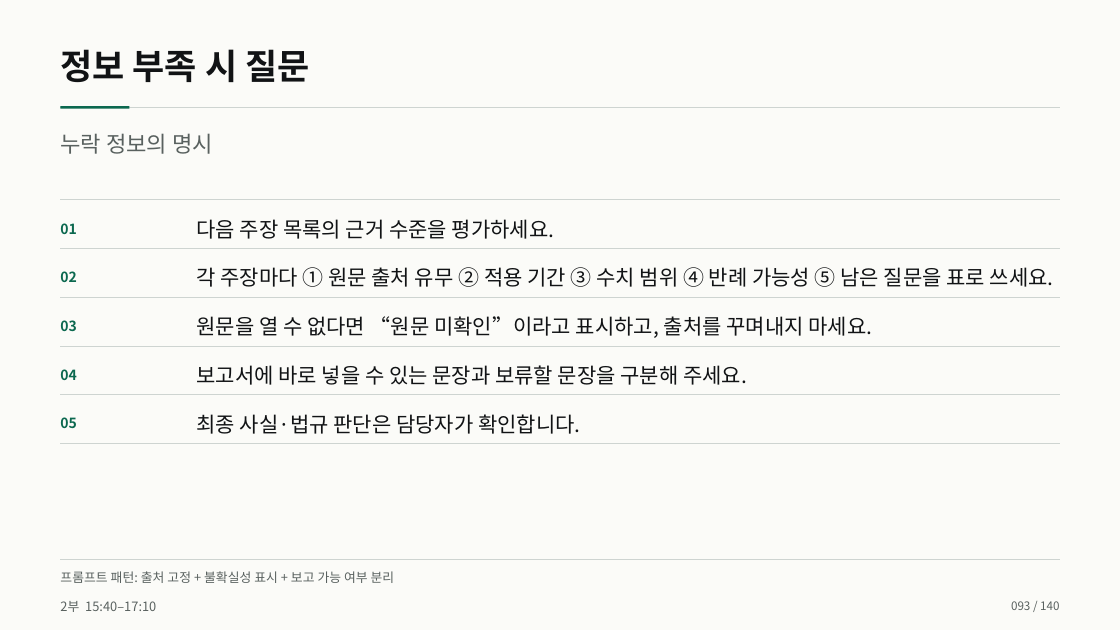
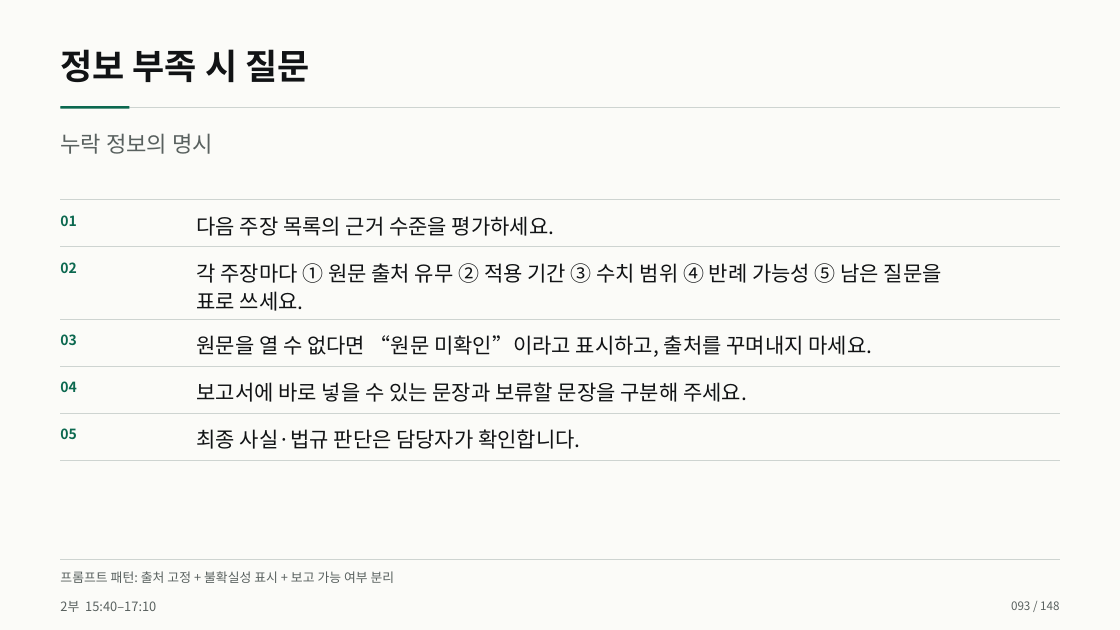
Before and after one commit to smilesjcha/how-to-work-better, a slide deck: slide 93 of lectures/20261007-daeryzen-ai-office/output/daeryzen-ai-office-20261007.pptx. Drawn at 1120x630 pixels with LibreOffice and Linux fonts; fonts in the diff are those of the drawing. Boxes give left, top, right and bottom in pixels: in the first picture for what was removed or moved away, otherwise in the second. Text is boxed around its words. In the diff, an @@ line names an element or a change of style, - is before the commit and + after.

Commit message:
build: 데어리젠 문서 예시 확장과 결과 중심 보고서 장표 개선

```diff
--- a/lectures/20261007-daeryzen-ai-office/output/daeryzen-ai-office-20261007.pptx
+++ b/lectures/20261007-daeryzen-ai-office/output/daeryzen-ai-office-20261007.pptx
@@ text at (197,263,942,311): text changed @@
-각 주장마다 ① 원문 출처 유무 ② 적용 기간 ③ 수치 범위 ④ 반례 가능성 ⑤ 남은 질문을 표로 쓰세요.
+각 주장마다 ① 원문 출처 유무 ② 적용 기간 ③ 수치 범위 ④ 반례 가능성 ⑤ 남은 질문을
+표로 쓰세요.
@@ 3 lines: place and size @@
-3 lines at (60,297,1060,395)
+3 lines at (60,319,1060,413)
@@ vertical alignment middle to top in 10 elements at (197,216,554,236), (197,263,942,311), (60,262,76,273), (197,429,580,449), (197,382,747,402), (60,215,76,226), (197,335,872,357), (60,428,76,439), (60,381,76,392), (60,334,76,345) @@
@@ text "03": place and size @@
-text "03" at (60,320,76,331)
+text "03" at (60,334,76,345)
@@ text "원문을 열 수 없다면 “원문 ...": place and size @@
-text "원문을 열 수 없다면 “원문 ..." at (197,316,872,338)
+text "원문을 열 수 없다면 “원문 ..." at (197,335,872,357)
@@ text "04": place and size @@
-text "04" at (60,369,76,380)
+text "04" at (60,381,76,392)
@@ text "보고서에 바로 넣을 수 있는 ...": place and size @@
-text "보고서에 바로 넣을 수 있는 ..." at (197,365,747,385)
+text "보고서에 바로 넣을 수 있는 ..." at (197,382,747,402)
@@ text "05": place and size @@
-text "05" at (60,417,76,428)
+text "05" at (60,428,76,439)
@@ text "최종 사실·법규 판단은 담당자가 확인합니다.": place and size @@
-text "최종 사실·법규 판단은 담당자가 확인합니다." at (197,414,580,434)
+text "최종 사실·법규 판단은 담당자가 확인합니다." at (197,429,580,449)
@@ line moved from (60, 444) - (1060, 444) to (60, 460) - (1060, 460) @@
```
Also in this commit, not shown: 135 other slides changed, 12 slides added, 4 slides removed, 33 other files.
